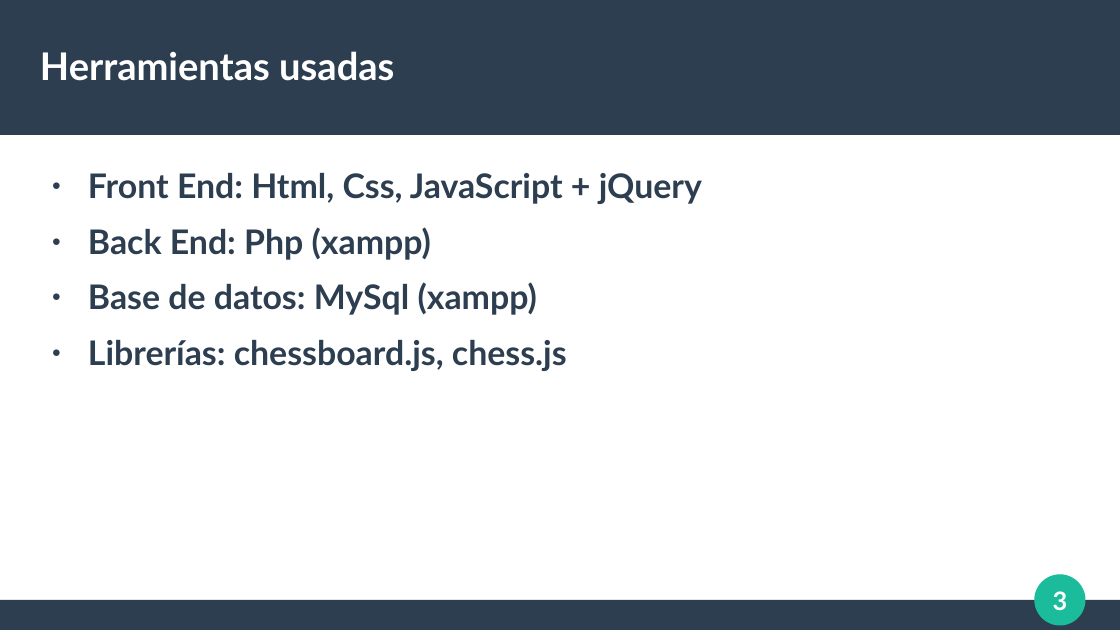
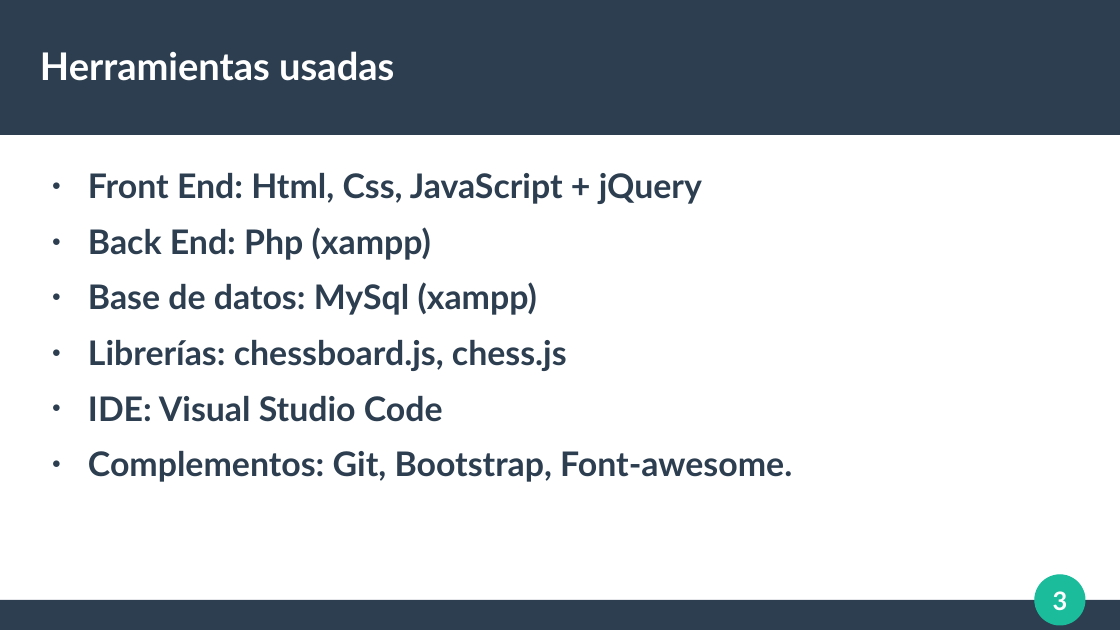
Before and after one commit to El69Man/Chess-Online, a slide deck: slide 3 of Documentación/Exposición.odp. Drawn at 1120x630 pixels with LibreOffice and Linux fonts; fonts in the diff are those of the drawing. Boxes give left, top, right and bottom in pixels: in the first picture for what was removed or moved away, otherwise in the second. Text is boxed around its words. In the diff, an @@ line names an element or a change of style, - is before the commit and + after.

```diff
--- a/Documentación/Exposición.odp
+++ b/Documentación/Exposición.odp
@@ text at [88, 396, 792, 482]: paragraphs added @@
+● IDE: Visual Studio Code
+● Complementos: Git, Bootstrap, Font-awesome.
```
Also in this commit, not shown: 2 other slides changed, 9 slides added, 3 slides removed, 5 other files.
